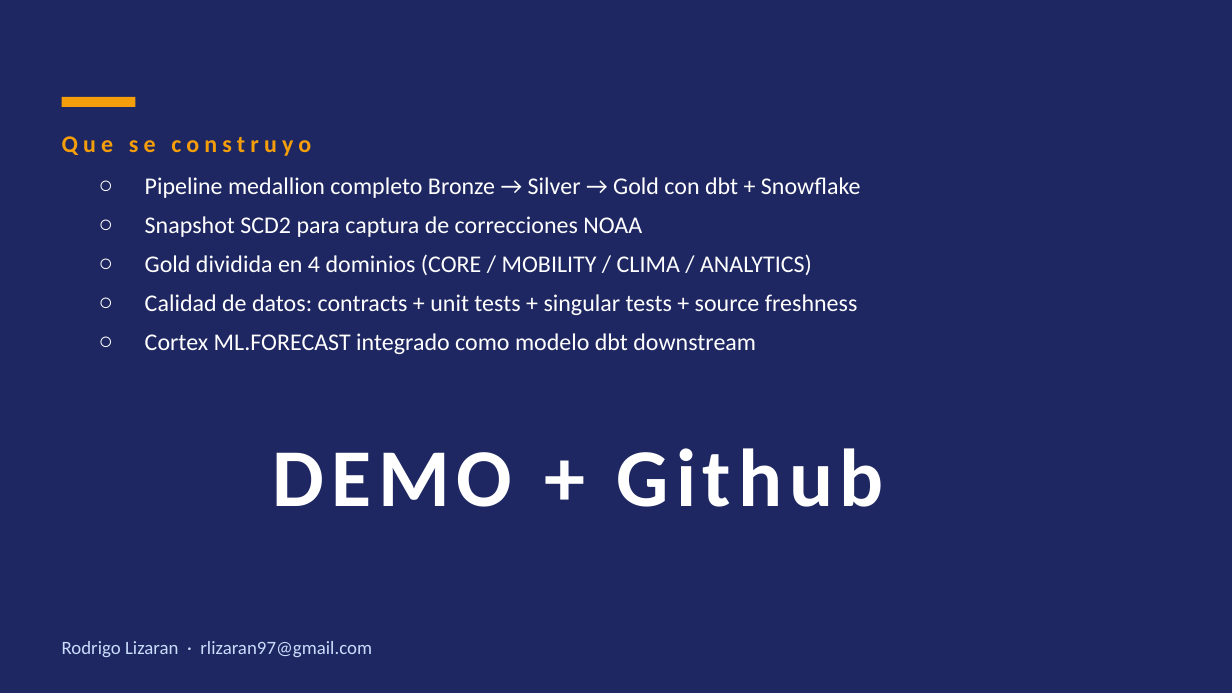
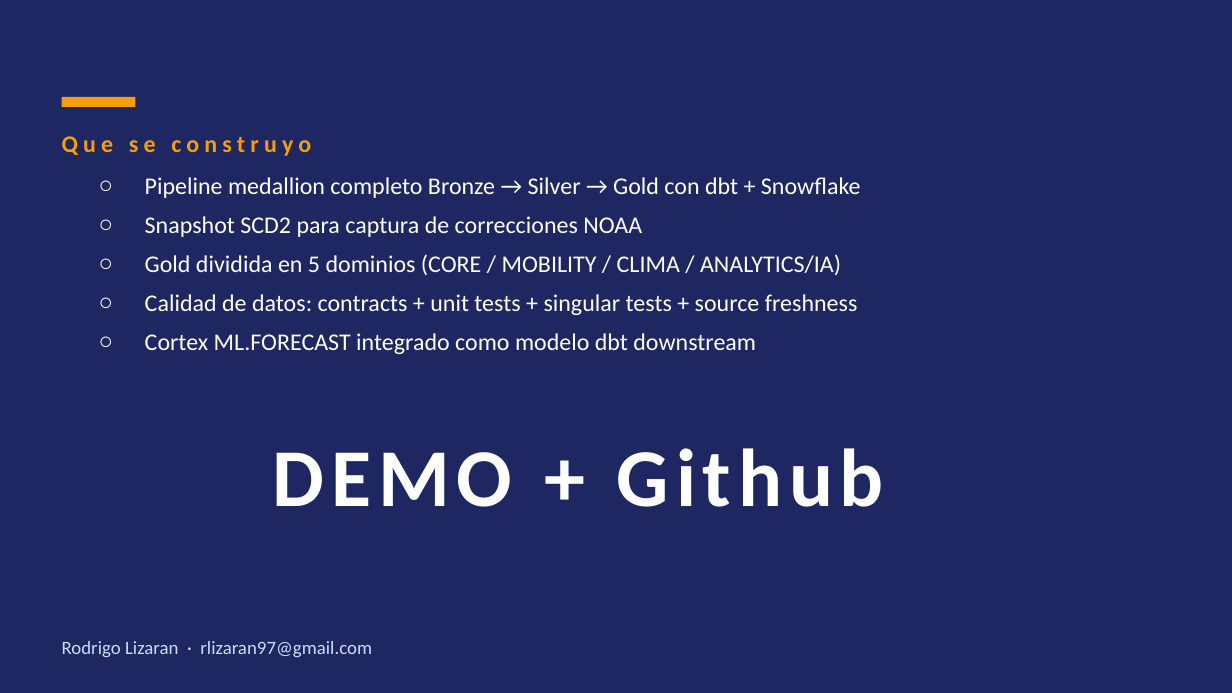
Before and after one commit to Rlizaran/Snowflake_proyect, a slide deck: slide 11 of presentacion/Presentacion.pptx (slide 15 before the commit). Drawn at 1232x693 pixels with LibreOffice and Linux fonts; fonts in the diff are those of the drawing. Boxes give left, top, right and bottom in pixels: in the first picture for what was removed or moved away, otherwise in the second. Text is boxed around its words. In the diff, an @@ line names an element or a change of style, - is before the commit and + after.

Commit message:
presentacion

```diff
--- a/presentacion/Presentacion.pptx
+++ b/presentacion/Presentacion.pptx
@@ text at (145,254,841,275): text changed @@
-○ Gold dividida en 4 dominios (CORE / MOBILITY / CLIMA / ANALYTICS)
+○ Gold dividida en 5 dominios (CORE / MOBILITY / CLIMA / ANALYTICS/IA)
```
Also in this commit, not shown: 9 other slides changed, 4 slides removed, 1 other file.
